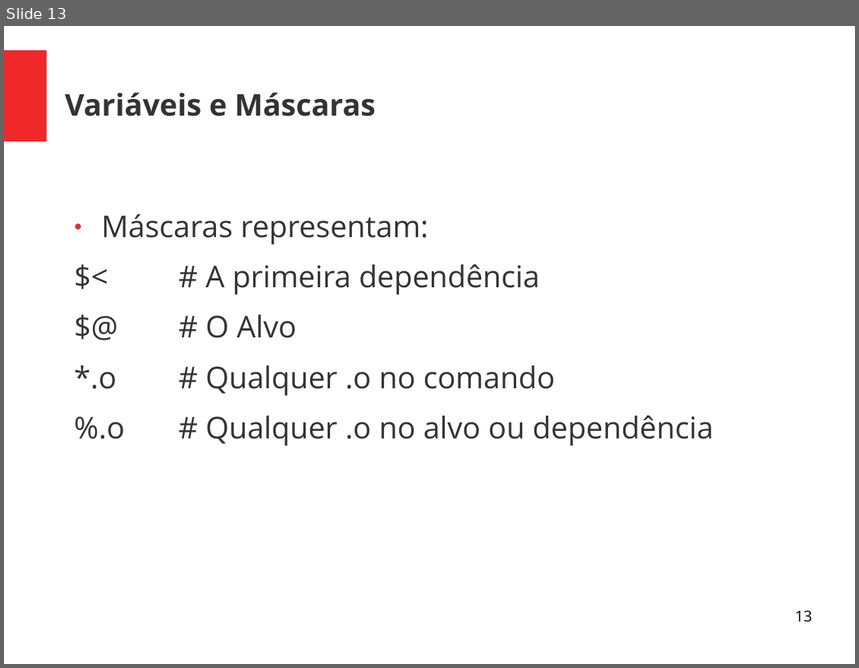
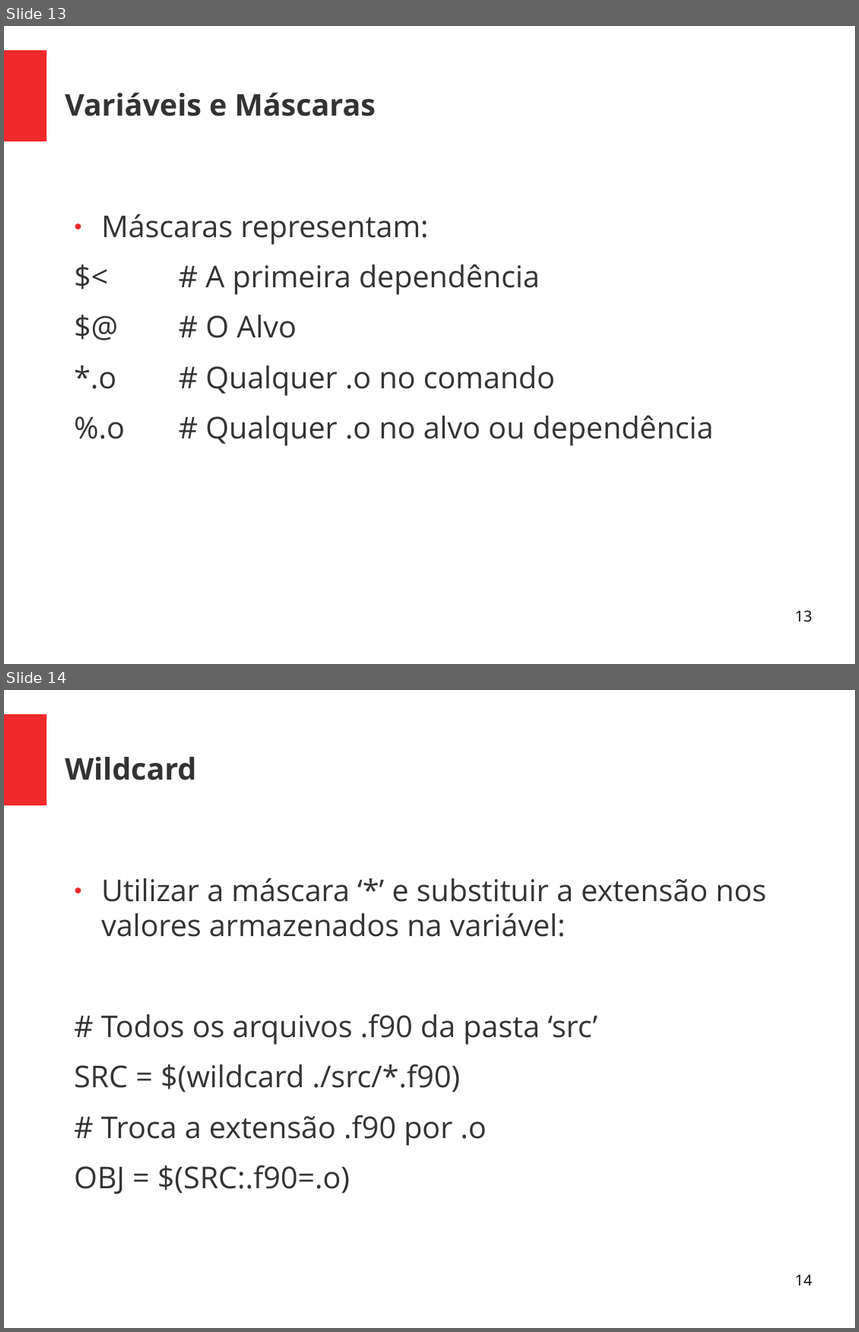
Before and after one commit to Geofisicando/curso-Makefile, a slide deck: slides/Apresentação_curso_Makefile.ppt. Shown one above the other, each under a label of ours: slide 13 before the commit, slides 13 and 14 after it. The pictures are 859x668 and 859x1332 pixels, drawn with LibreOffice and Linux fonts; fonts in the diff are those of the drawing. Boxes give left, top, right and bottom in pixels: in the first picture for what was removed or moved away, otherwise in the second. Text is boxed around its words. In the diff, an @@ line names an element or a change of style, - is before the commit and + after.

```diff
--- a/slides/Apresentação_curso_Makefile.ppt
+++ b/slides/Apresentação_curso_Makefile.ppt
@@ slide 14 added at box(4, 690, 855, 1328), background #FFFFFF; not listed: 1 template element that a slide beside it also shows @@
@@ title added at box(65, 757, 196, 780), 28 pt, text #333333, bold @@
+Wildcard
@@ text added at box(74, 878, 767, 1195), 28 pt, text #333333 @@
+● Utilizar a máscara ‘*’ e substituir a extensão nos valores armazenados na variável:
+# Todos os arquivos .f90 da pasta ‘src’
+SRC = $(wildcard ./src/*.f90)
+# Troca a extensão .f90 por .o
+OBJ = $(SRC:.f90=.o)
@@ page number added at box(795, 1274, 813, 1286), 14 pt, text #000000 @@
+14
```
Also in this commit, not shown: 9 other files.
